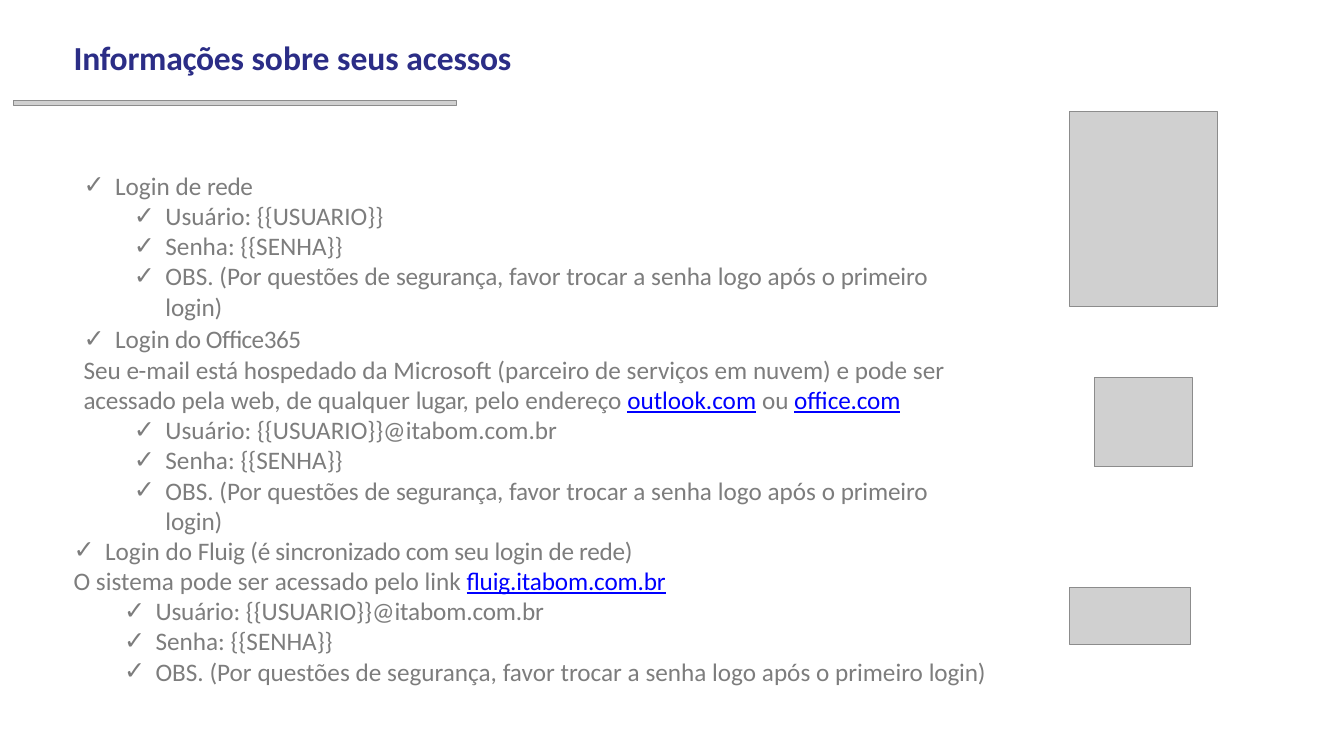
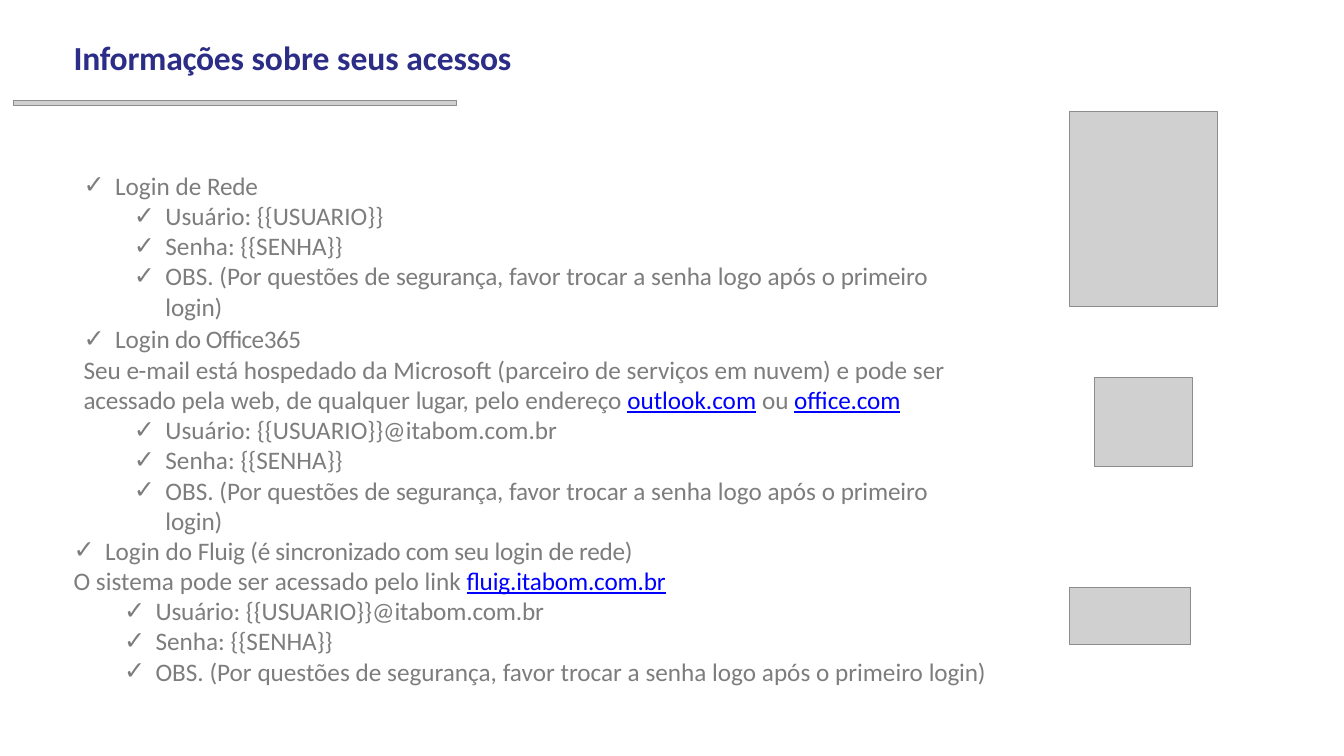
Before and after one commit to Kayky08/python, a slide deck: slide 4 of onboarding/template_onboarding.pptx. Drawn at 1344x756 pixels with LibreOffice and Linux fonts; fonts in the diff are those of the drawing; grey boxes stand for pictures; background and template pictures are left out. Boxes give left, top, right and bottom in pixels: in the first picture for what was removed or moved away, otherwise in the second. Text is boxed around its words. In the diff, an @@ line names an element or a change of style, - is before the commit and + after.

Commit message:
Verificando parte do arquivo não sobrescrevendo

```diff
--- a/onboarding/template_onboarding.pptx
+++ b/onboarding/template_onboarding.pptx
@@ text at [115,177,258,200]: text changed @@
-✓ Login de rede
+✓ Login de Rede
```
Also in this commit, not shown: 2 other slides changed, 12 other files.
